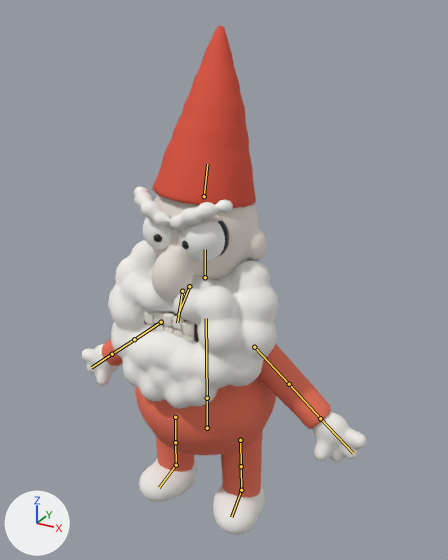
Renders of the glTF model Game/assets/characters/gnome/gnome.glb from each side of a commit.
One viewpoint serves both versions: a 50 mm camera at (0.579, -0.977, 1.048) aimed at (0.019, 0.041, 0.539). Every picture has the same lights, and +X, +Y and +Z are marked at lower left. The older version comes first. The bones that change, and the others that lie on the model, are drawn over the model as lines.

Objects in the first picture: 'Arm_L', 'Arm_R', 'Beard', 'Body', 'Hat', 'Head', 'Leg_L', 'Leg_R'.
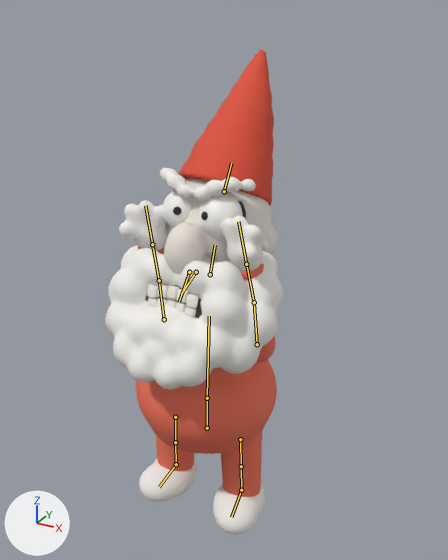
The newer file adds an action. The first version stands in its rest pose; the second is drawn at frame 7 of the action 'Climb'.

The edits, one by one:
Bone 'Body' (bone_body) turns from (0, 0, 0) to (-4, 0, 0) degrees about its own x, y and z.
Bone 'Head' (bone_head) turns from (0, 0, 0) to (-16, 0, 0) degrees about its own x, y and z.
Bone 'UpperArm_L' (bone_upperarm_l) turns from (0, 0, 0) to (53, 56, -89) degrees about its own x, y and z.
Bone 'LowerArm_L' (bone_lowerarm_l) turns from (0, 0, 0) to (-5, 0, -6) degrees about its own x, y and z.
Bone 'UpperArm_R' (bone_upperarm_r) turns from (0, 0, 0) to (53, -56, 89) degrees about its own x, y and z.
Bone 'LowerArm_R' (bone_lowerarm_r) turns from (0, 0, 0) to (-5, 0, 6) degrees about its own x, y and z.

Where the change shows, as pixel boxes [x1, y1, x2, y2] in the pictures (448 x 560 px):
'Beard', posed
    before: [108, 240, 279, 409]
    after: [105, 245, 283, 390]
'Hat', posed (8% narrower, 14% shorter)
    before: [152, 26, 256, 208]
    after: [178, 50, 274, 206]
'Head', posed
    before: [133, 187, 267, 343]
    after: [145, 168, 278, 318]
'Body', posed
    before: [135, 377, 276, 455]
    after: [136, 359, 277, 454]
'Arm_L', posed
    before: [258, 344, 367, 462]
    after: [221, 215, 276, 363]
'Arm_R', posed
    before: [81, 339, 123, 386]
    after: [119, 200, 168, 254]
bone 'Body', root to tip
    before: (207, 398) to (206, 318)
    after: (207, 398) to (209, 316)
bone 'Head', root to tip
    before: (205, 277) to (205, 249)
    after: (210, 274) to (215, 245)
bone 'UpperArm_L', root to tip
    before: (254, 347) to (289, 384)
    after: (257, 344) to (254, 302)
bone 'LowerArm_L', root to tip
    before: (289, 384) to (320, 418)
    after: (254, 302) to (246, 264)
bone 'UpperArm_R', root to tip
    before: (161, 322) to (134, 339)
    after: (164, 319) to (159, 280)
bone 'LowerArm_R', root to tip
    before: (134, 339) to (112, 354)
    after: (159, 280) to (152, 244)
